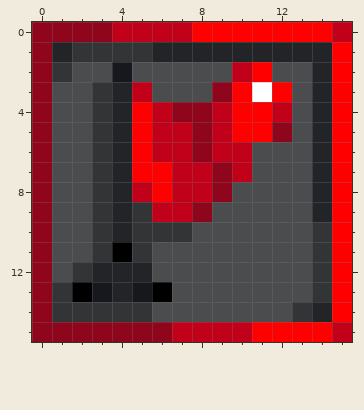
A pixel-art sprite gets an edit: assets/flag.png. This is how it looked before the edit.
The file is 16x16 pixels.
The result:
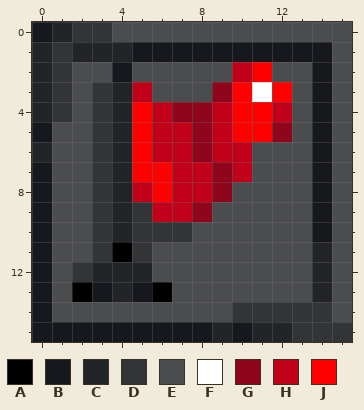
Palette (. is transparent): A #000000  B #16181e  C #222428  D #333436  E #4b4c4e  F #ffffff  G #8e051c  H #c10119  J #ff0000
Difference:
Changed rows in their new state; - is an unchanged pixel.
first column x 0:
 0 BCDDEEEEEEEEEEEE
 1 CDCCCBBBBBBBBBBE
 2 C-------------BE
 3 CD------------BE
 4 CD------------BE
 5 B-------------BE
 6 C-------------BE
 7 B-------------BE
 8 B-------------BE
 9 B-------------BE
10 B-------------BE
11 B-------------CE
12 B-------------CE
13 BE------------CE
14 BEEEEE----DDD-DE
15 BBBBBBBBBCBCCDDD
Changed places in both pictures, as pixel boxes (x1, y1, x2, y2):
changed: (32, 22, 352, 342)
